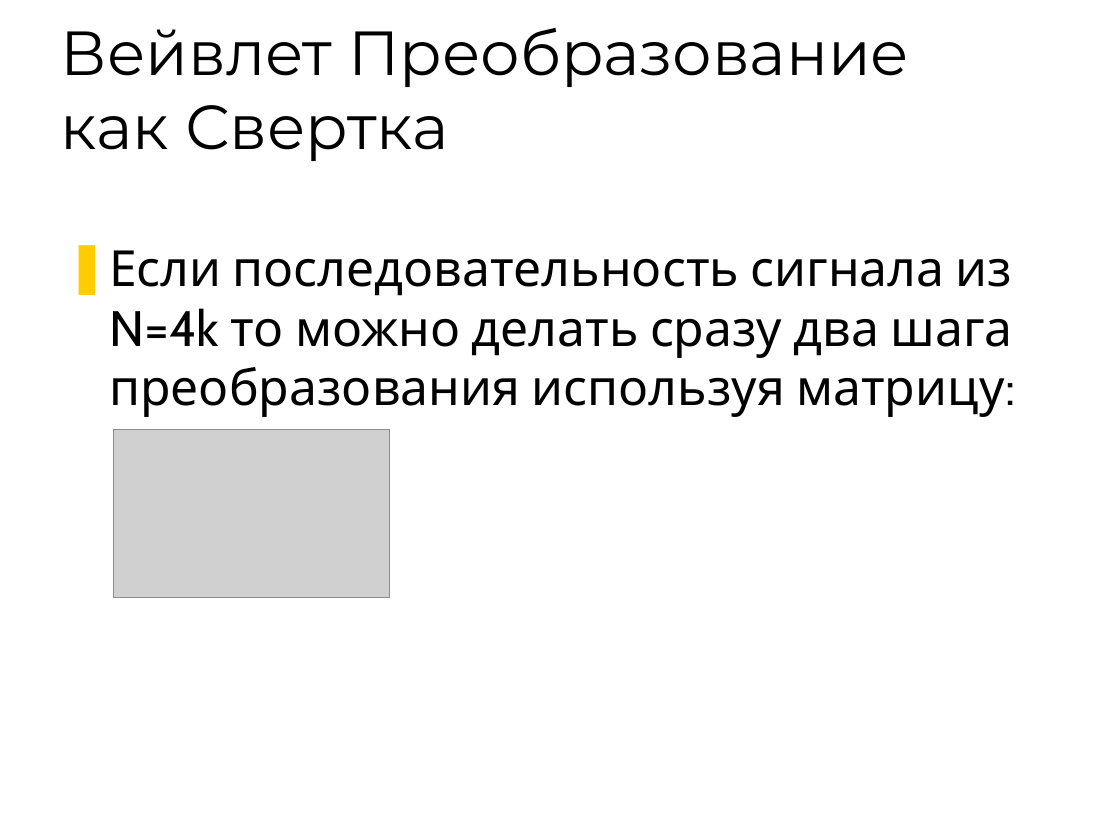
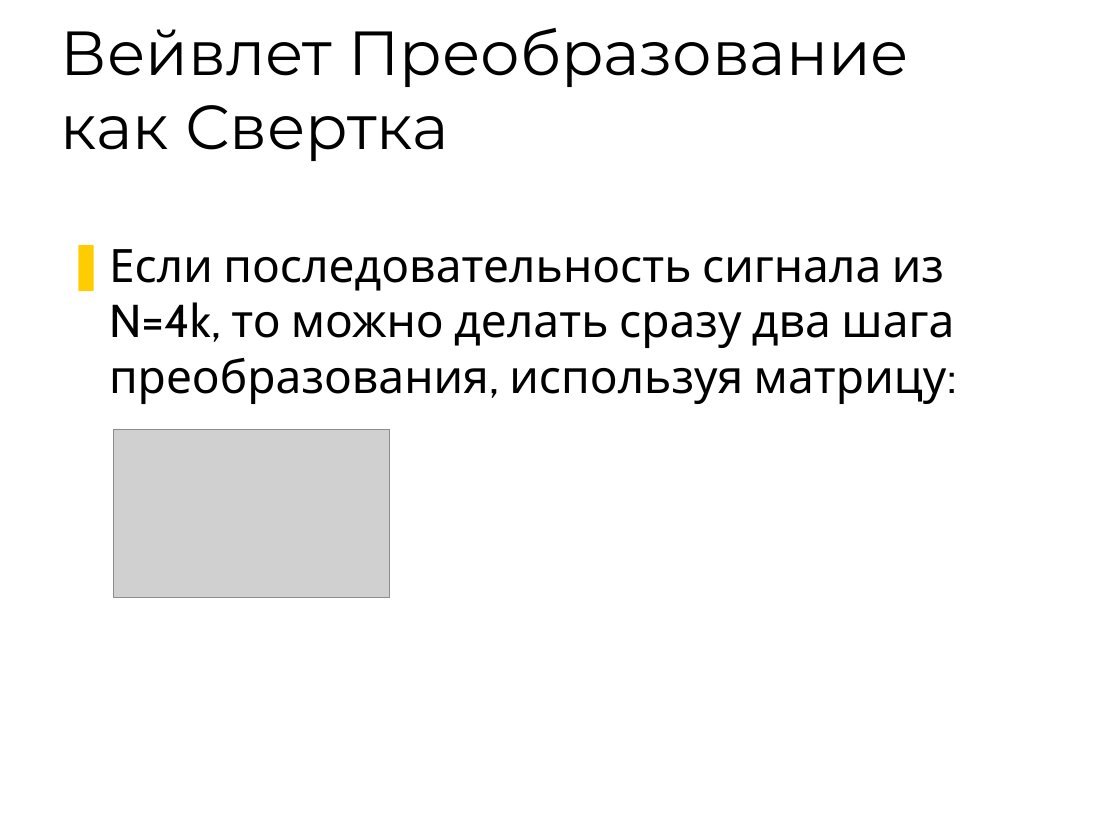
Before and after one commit to 7633/msu-cuda-course, a slide deck: slide 6 of Assignments/2/Assignment - 2.ppt. Drawn at 1120x840 pixels with LibreOffice and Linux fonts; fonts in the diff are those of the drawing; grey boxes stand for pictures; background and template pictures are left out. Boxes give left, top, right and bottom in pixels: in the first picture for what was removed or moved away, otherwise in the second. Text is boxed around its words. In the diff, an @@ line names an element or a change of style, - is before the commit and + after.

```diff
--- a/Assignments/2/Assignment - 2.ppt
+++ b/Assignments/2/Assignment - 2.ppt
@@ text at [109,249,954,404]: text changed; size 32 to 29.6 pt @@
-❚ Если последовательность сигнала из N=4k то можно делать сразу два шага преобразования используя матрицу:
+❚ Если последовательность сигнала из N=4k, то можно делать сразу два шага преобразования, используя матрицу:
```
Also in this commit, not shown: 4 other slides changed, 1 slide added, 1 other file.
